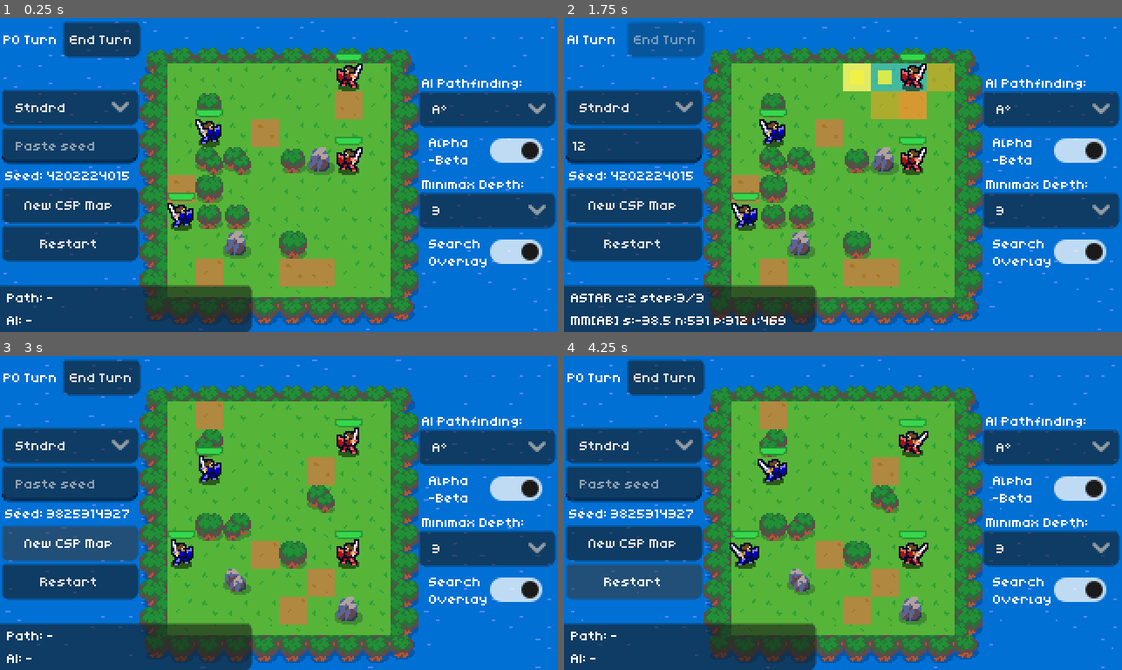
Above: before the commit, frames 1-4 (two rows, left to right).
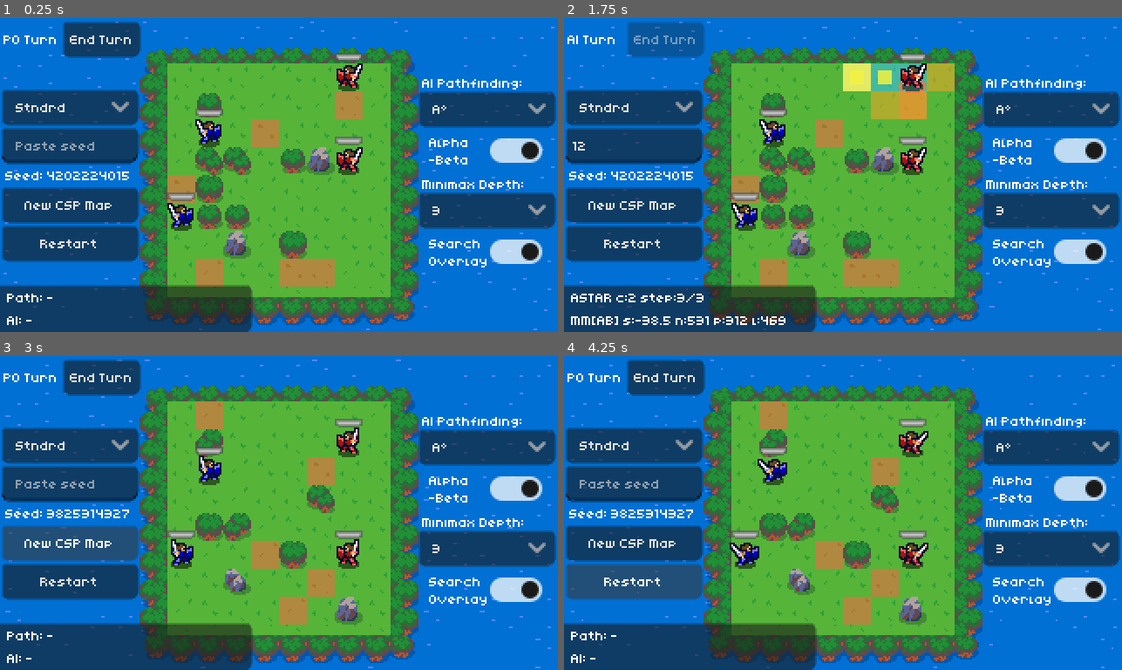
Above: after the commit, the same moments.

Repository: noor-shalaby/algo-knights
Game: Godot game, scene res://scenes/main.tscn
The game is run twice, just before and just after one commit, with the same random seed, the same clock (stepped at 60 frames per second) and the same inputs.
Inputs (mouse positions are in pixels of both pictures, inside the frame that each line leads up to):
- Up to frame 1 (0.25 s): no input
- Up to frame 2 (1.75 s): click (630, 146) at 0.52 s; type "12" at 0.6 s; click "End Turn" at 1.25 s
- Up to frame 3 (3 s): click "New CSP Map" at 2 s; click "New CSP Map" at 2.75 s
- Up to frame 4 (4.25 s): click "Restart" at 3.5 s

The runs differ from the first frame. In frame 1, 0.5% of the frame differs, in the area x 30-65%, y 11-59%; in frame 2, 0.6%; in frame 3, 0.5%; in frame 4, 0.5%.

Commit message:
feat(ui): add pulsing active unit highlight ring for player and AI turns

Diff:
--- a/scripts/view/board_view.gd
+++ b/scripts/view/board_view.gd
@@ -110,6 +110,12 @@
 func get_unit_view(unit_id: int) -> UnitView:
 	return _unit_views.get(unit_id, null)
 
+func set_active_unit(unit_id: int, ring_color: Color = UnitView.DEFAULT_ACTIVE_COLOR) -> void:
+	for uid: int in _unit_views.keys():
+		var view: UnitView = _unit_views[uid]
+		if is_instance_valid(view):
+			view.set_active_highlight(uid == unit_id, ring_color)
+
 func clear_highlights() -> void:
 	_move_outline_tiles.clear()
 	_attack_outline_tiles.clear()
--- a/scripts/view/main.gd
+++ b/scripts/view/main.gd
@@ -18,6 +18,8 @@
 @onready var rematch_button: Button = %RematchButton
 
 const REPLAY_STEP_DELAY: float = 0.05
+const PLAYER_ACTIVE_RING_COLOR: Color = Color(0.30, 0.90, 1.0, 0.95)
+const AI_ACTIVE_RING_COLOR: Color = Color(1.0, 0.45, 0.25, 0.95)
 
 var state: BoardState
 var minimax := MinimaxAI.new()
@@ -139,6 +141,7 @@
 	board_view.render_terrain(state, _current_seed)
 	_center_board()
 	board_view.rebuild_units(state)
+	board_view.set_active_unit(-1)
 	board_view.clear_highlights()
 	board_view.clear_search_overlay()
 	_refresh_ui()
@@ -319,6 +322,7 @@
 	if is_busy or _match_over or state.current_team != 0 or GameRules.is_terminal(state):
 		return
 	selected_unit_id = -1
+	board_view.set_active_unit(-1)
 	board_view.clear_highlights()
 	state.current_team = 1
 	_refresh_ui()
@@ -338,11 +342,13 @@
 	if not clicked_unit.is_empty() and clicked_unit["team"] == 0 and clicked_unit["hp"] > 0:
 		if clicked_unit["id"] == selected_unit_id:
 			selected_unit_id = -1
+			board_view.set_active_unit(-1)
 			board_view.clear_highlights()
 			_refresh_ui()
 			return
 
 		selected_unit_id = clicked_unit["id"]
+		board_view.set_active_unit(selected_unit_id, PLAYER_ACTIVE_RING_COLOR)
 		_show_unit_options(clicked_unit)
 		_refresh_ui()
 		return
@@ -352,6 +358,7 @@
 		var selected_unit: Dictionary = _get_unit_by_id(selected_unit_id)
 		if selected_unit.is_empty() or selected_unit["hp"] <= 0:
 			selected_unit_id = -1
+			board_view.set_active_unit(-1)
 			board_view.clear_highlights()
 			return
 
@@ -379,6 +386,7 @@
 
 	# Clicking empty or non-target tiles clears selection
 	selected_unit_id = -1
+	board_view.set_active_unit(-1)
 	board_view.clear_highlights()
 	_refresh_ui()
 
@@ -507,6 +515,7 @@
 		return
 
 	selected_unit_id = -1
+	board_view.set_active_unit(-1)
 	board_view.clear_highlights()
 	_refresh_ui()
 
@@ -522,6 +531,7 @@
 func _run_ai_turn() -> void:
 	var gen: int = _match_generation
 	is_busy = true
+	board_view.set_active_unit(-1)
 	_refresh_ui()
 
 	await get_tree().create_timer(0.25).timeout
@@ -550,6 +560,7 @@
 	]
 
 	if act.is_empty():
+		board_view.set_active_unit(-1)
 		state.current_team = 0
 		is_busy = false
 		_refresh_ui()
@@ -559,6 +570,7 @@
 	var unit: Dictionary = _get_unit_by_id(act["unit_id"])
 	var path_res: Dictionary = {}
 	if not unit.is_empty() and unit["hp"] > 0:
+		board_view.set_active_unit(unit["id"], AI_ACTIVE_RING_COLOR)
 		path_res = _apply_path_visualization(unit["pos"], act["move_to"], unit["id"])
 		_refresh_ui()
 		await _replay_search_expansion(path_res)
@@ -580,6 +592,7 @@
 	if gen != _match_generation:
 		return
 
+	board_view.set_active_unit(-1)
 	board_view.clear_highlights()
 	is_busy = false
 	_refresh_ui()
--- a/scripts/view/unit_view.gd
+++ b/scripts/view/unit_view.gd
@@ -8,6 +8,7 @@
 const HP_FULL_COLOR: Color = Color(0.20, 0.85, 0.30, 1.0)
 const HP_MID_COLOR: Color = Color(0.95, 0.82, 0.15, 1.0)
 const HP_LOW_COLOR: Color = Color(0.90, 0.22, 0.22, 1.0)
+const DEFAULT_ACTIVE_COLOR: Color = Color(0.30, 0.90, 1.0, 0.95)
 
 @onready var anim_sprite: AnimatedSprite2D = $AnimatedSprite2D
 @onready var hp_bar: ProgressBar = $HPBar
@@ -18,6 +19,10 @@
 var _hp_fill_style: StyleBoxFlat
 var _hp_tween: Tween
 var _active_tween: Tween
+
+var _is_active_unit: bool = false
+var _active_ring_color: Color = DEFAULT_ACTIVE_COLOR
+var _ring_pulse: float = 0.0
 
 func _ready() -> void:
 	_flash_mat = ShaderMaterial.new()
@@ -36,6 +41,35 @@
 		if not hp_bar.value_changed.is_connected(_on_hp_bar_value_changed):
 			hp_bar.value_changed.connect(_on_hp_bar_value_changed)
 
+func _process(delta: float) -> void:
+	if _is_active_unit and not is_dying:
+		_ring_pulse += delta * 5.0
+		queue_redraw()
+
+func _draw() -> void:
+	if not _is_active_unit or is_dying:
+		return
+
+	var pulse_offset: float = sin(_ring_pulse) * 0.75
+	var center := Vector2(0.0, 5.0)
+	var radius: float = 6.5 + pulse_offset
+	var alpha: float = 0.75 + 0.20 * sin(_ring_pulse)
+
+	var ring_col := Color(_active_ring_color.r, _active_ring_color.g, _active_ring_color.b, alpha)
+	var fill_col := Color(_active_ring_color.r, _active_ring_color.g, _active_ring_color.b, 0.18)
+
+	draw_set_transform(center, 0.0, Vector2(1.0, 0.55))
+	draw_circle(Vector2.ZERO, radius, fill_col)
+	draw_arc(Vector2.ZERO, radius, 0.0, TAU, 24, ring_col, 1.25)
+	draw_set_transform(Vector2.ZERO, 0.0, Vector2.ONE)
+
+func set_active_highlight(active: bool, color: Color = DEFAULT_ACTIVE_COLOR) -> void:
+	_is_active_unit = active
+	_active_ring_color = color
+	if active:
+		_ring_pulse = 0.0
+	queue_redraw()
+
 func _exit_tree() -> void:
 	_kill_tweens()
 
@@ -68,15 +102,15 @@
 	_kill_tweens()
 	unit_id = unit_data["id"]
 	is_dying = false
+	_is_active_unit = false
 	position = world_pos
 	anim_sprite.position = Vector2.ZERO
 	modulate = Color.WHITE
 	anim_sprite.modulate = Color.WHITE
 	hp_bar.visible = true
 	hp_bar.max_value = max(1, unit_data.get("max_hp", unit_data["hp"]))
-	hp_bar.value = float(max(0, unit_data["hp"]))
-	_apply_hp_gradient(hp_bar.value)
 	update_from_data(unit_data)
+	queue_redraw()
 
 	if unit_data["team"] == 0:
 		anim_sprite.sprite_frames = TEAM_0_FRAMES
@@ -96,18 +130,17 @@
 		return
 
 	var target_hp: float = float(max(0, unit_data["hp"]))
-	if hp_bar != null:
-		if not is_equal_approx(hp_bar.value, target_hp):
-			if _hp_tween != null and _hp_tween.is_valid():
-				_hp_tween.kill()
-			_hp_tween = create_tween()
-			_hp_tween.tween_property(hp_bar, "value", target_hp, 0.25).set_trans(Tween.TRANS_QUAD).set_ease(Tween.EASE_OUT)
-		else:
-			_apply_hp_gradient(target_hp)
+	if hp_bar != null and not is_equal_approx(hp_bar.value, target_hp):
+		if _hp_tween != null and _hp_tween.is_valid():
+			_hp_tween.kill()
+		_hp_tween = create_tween()
+		_hp_tween.tween_property(hp_bar, "value", target_hp, 0.25).set_trans(Tween.TRANS_QUAD).set_ease(Tween.EASE_OUT)
 
 	if is_dying or unit_data["hp"] <= 0:
+		_is_active_unit = false
 		if hp_bar != null:
 			hp_bar.visible = false
+		queue_redraw()
 		return
 
 	visible = true
@@ -190,6 +223,8 @@
 	if not is_instance_valid(self) or is_dying:
 		return
 	is_dying = true
+	_is_active_unit = false
+	queue_redraw()
 	if hp_bar != null:
 		hp_bar.visible = false
 	if anim_sprite != null:
@@ -229,8 +264,10 @@
 	_kill_tweens()
 
 	is_dying = false
+	_is_active_unit = false
 	modulate = Color(1.0, 1.0, 1.0, 1.0)
 	visible = unit_data.get("hp", 0) > 0
+	queue_redraw()
 
 	if anim_sprite != null:
 		anim_sprite.position = Vector2.ZERO
